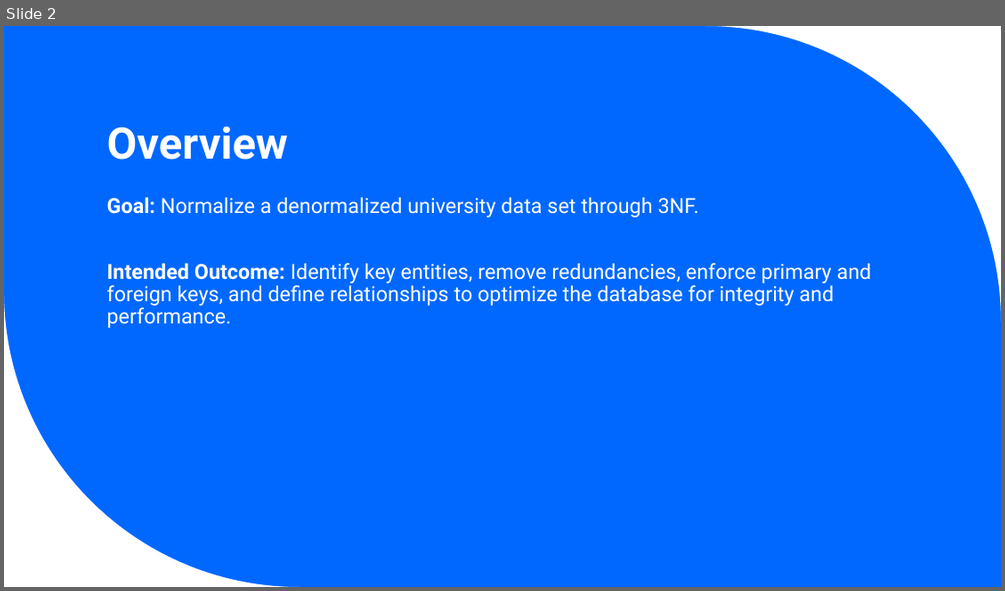
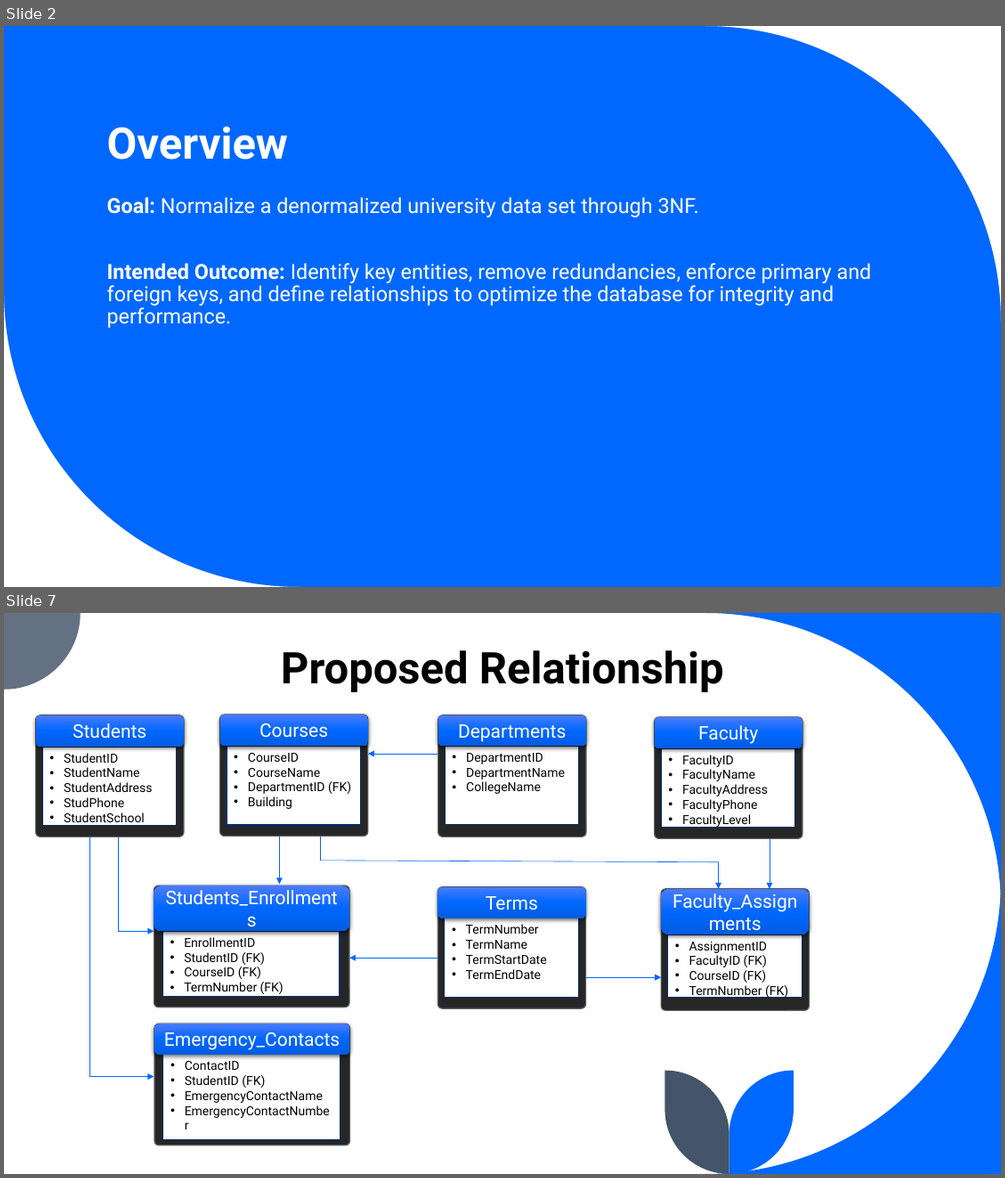
Before and after one commit to shkungulio/Maryville, a slide deck: DSCI-504/Week1/Database_Normalization.pptx. Shown one above the other, each under a label of ours: slide 2 before the commit, slides 2 and 7 after it; the slides between them are not shown. The pictures are 1005x591 and 1005x1178 pixels, drawn with LibreOffice and Linux fonts; fonts in the diff are those of the drawing. Boxes give left, top, right and bottom in pixels: in the first picture for what was removed or moved away, otherwise in the second. Text is boxed around its words. In the diff, an @@ line names an element or a change of style, - is before the commit and + after.

```diff
--- a/DSCI-504/Week1/Database_Normalization.pptx
+++ b/DSCI-504/Week1/Database_Normalization.pptx
@@ slide 7 added at <box>4,613,1001,1174</box>, background #FFFFFF @@
@@ title added at <box>281,650,724,692</box>, 42 pt, text #000000, bold @@
+Proposed Relationship
@@ group added at <box>35,714,809,1077</box>: 14 rounded rectangles, 8 arrows, 7 rectangles, 4 lines @@
+• StudentID
+• StudentName
+• StudentAddress
+• StudPhone
+• StudentSchool
+Students
+• CourseID
+• CourseName
+• DepartmentID (FK)
+• Building
+Courses
+• FacultyID
+• FacultyName
+• FacultyAddress
+• FacultyPhone
+• FacultyLevel
+Faculty
+• TermNumber
+• TermName
+• TermStartDate
+• TermEndDate
+Terms
+• EnrollmentID
+• StudentID (FK)
+• CourseID (FK)
+• TermNumber (FK)
+Students_Enrollments
+• AssignmentID
+• FacultyID (FK)
+• CourseID (FK)
+• TermNumber (FK)
+Faculty_Assignments
+• DepartmentID
+• DepartmentName
+• CollegeName
+Departments
@@ rounded rectangle added at <box>154,1023,350,1145</box>, fill #262626, outline #606469 1 pt @@
@@ rounded rectangle added at <box>154,1023,350,1054</box>, fill gradient #4B7BFF to #0068FF to #005CE3, 18 pt, text #FFFFFF @@
+Emergency_Contacts
@@ rectangle added at <box>163,1054,340,1140</box>, fill #FFFFFF, outline #002E70 1 pt, 12 pt, text #000000 @@
+• ContactID
+• StudentID (FK)
+• EmergencyContactName
+• EmergencyContactNumber
@@ group added at <box>4,613,1001,1174</box>: 5 freeform shapes @@
```
Also in this commit, not shown: 4 slides changed, 1 slide removed, 10 other files.
